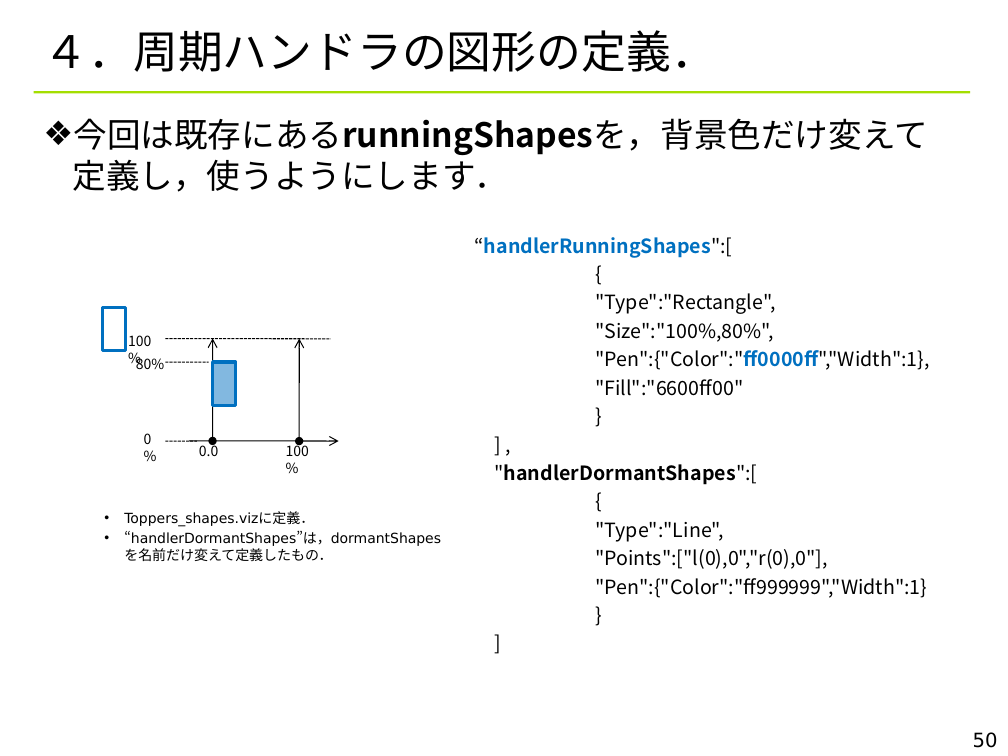
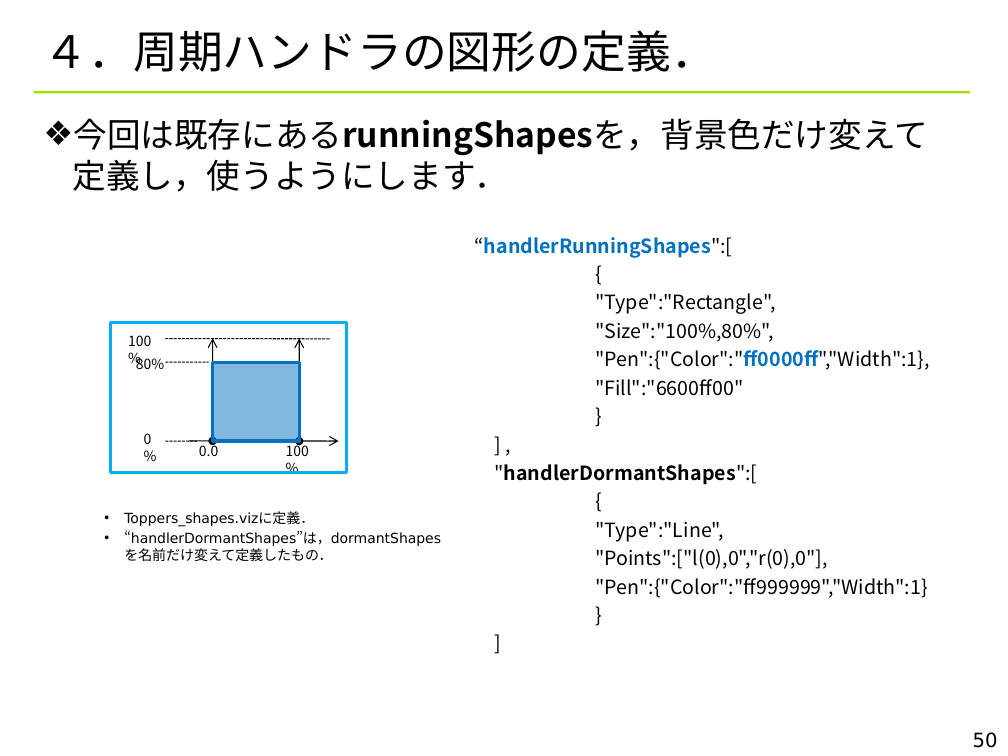
Before and after one commit to YixiaoLi/tlv4mc, a slide deck: slide 50 of doc/TLV_visualize_rules.ppt. Drawn at 1008x756 pixels with LibreOffice and Linux fonts; fonts in the diff are those of the drawing; background and template pictures are left out. Boxes give left, top, right and bottom in pixels: in the first picture for what was removed or moved away, otherwise in the second. Text is boxed around its words. In the diff, an @@ line names an element or a change of style, - is before the commit and + after.

Commit message:
図形の修正

```diff
--- a/doc/TLV_visualize_rules.ppt
+++ b/doc/TLV_visualize_rules.ppt
@@ rectangle removed at (x1=103, y1=307, x2=126, y2=351) @@
@@ rectangle added at (x1=110, y1=323, x2=346, y2=472), outline #00B0F0 2.24 pt @@
@@ rectangle resized from (x1=213, y1=362, x2=236, y2=405) to (x1=213, y1=362, x2=299, y2=440) @@
```
Also in this commit, not shown: 16 other slides changed, 1 other file.
